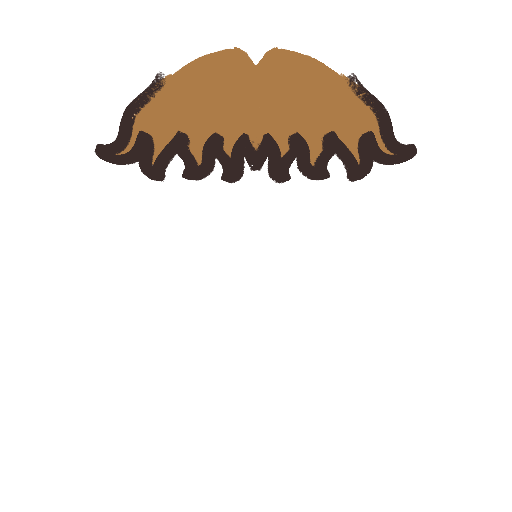
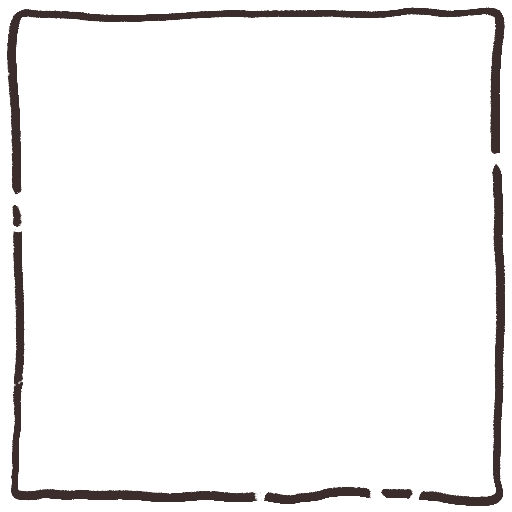
Layered file, before and after one edit (512×512). Changes by layer:
hid group "HairFront" (7 layers) over [94, 47, 417, 184]
added group "icons/buttons" with 1 layers above "Backgrounds" over [7, 7, 505, 506]
added layer "ItemIconFrame" in group "icons/buttons" over [7, 7, 505, 506]
